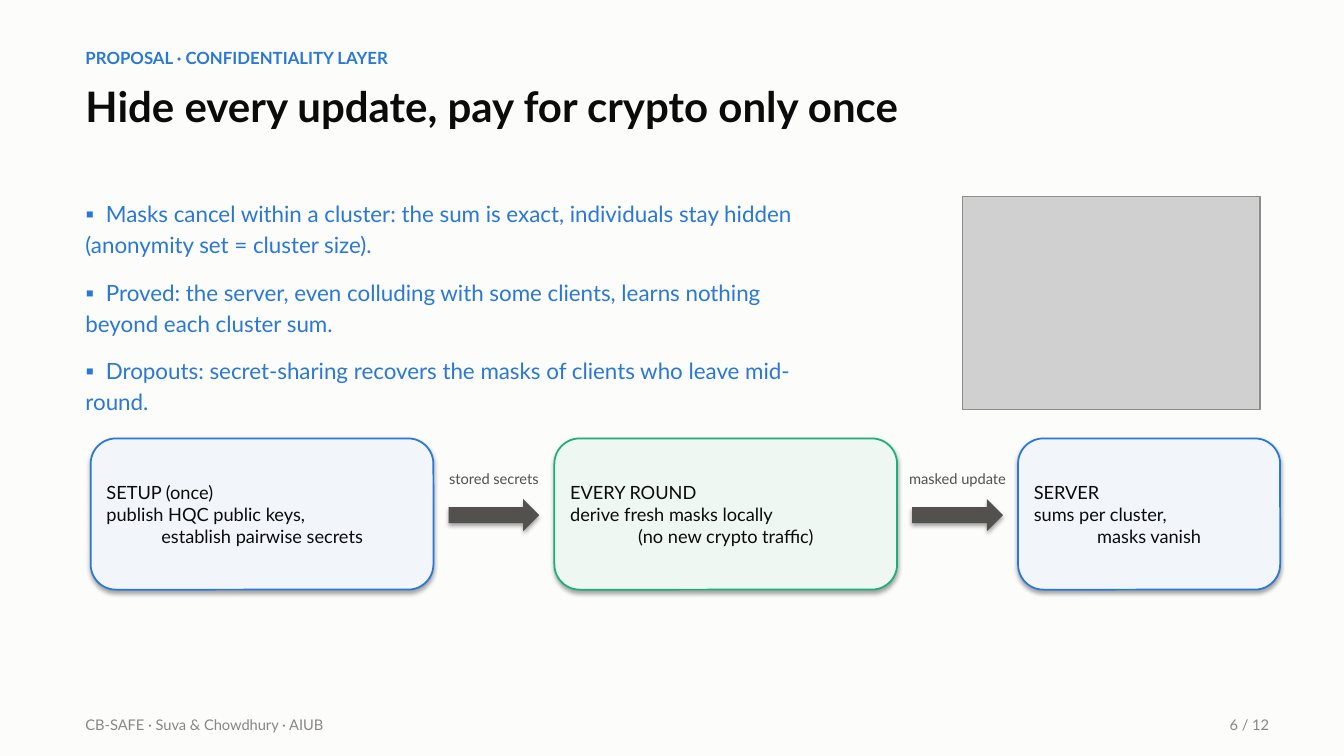
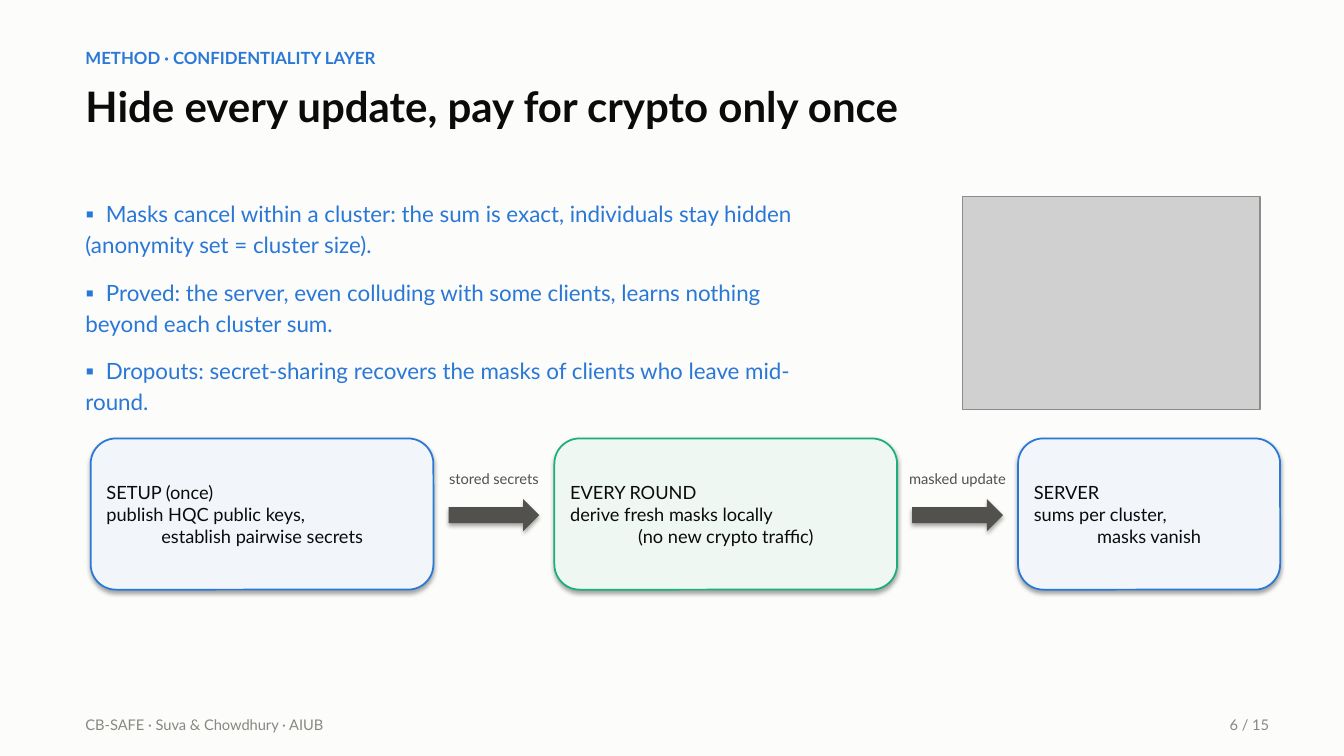
Before and after one commit to wshuv-o/cb-safe-draft, a slide deck: slide 7 of paper/cbsafe_slides.pptx (slide 6 before the commit). Drawn at 1344x756 pixels with LibreOffice and Linux fonts; fonts in the diff are those of the drawing; grey boxes stand for pictures. Boxes give left, top, right and bottom in pixels: in the first picture for what was removed or moved away, otherwise in the second. Text is boxed around its words. In the diff, an @@ line names an element or a change of style, - is before the commit and + after.

```diff
--- a/paper/cbsafe_slides.pptx
+++ b/paper/cbsafe_slides.pptx
@@ text at box(85, 51, 375, 64): text changed @@
-PROPOSAL · CONFIDENTIALITY LAYER
+METHOD · CONFIDENTIALITY LAYER
@@ text at box(1230, 719, 1269, 730): text changed @@
-6 / 12
+6 / 15
```
Also in this commit, not shown: 11 other slides changed, 5 slides added, 2 other files.
